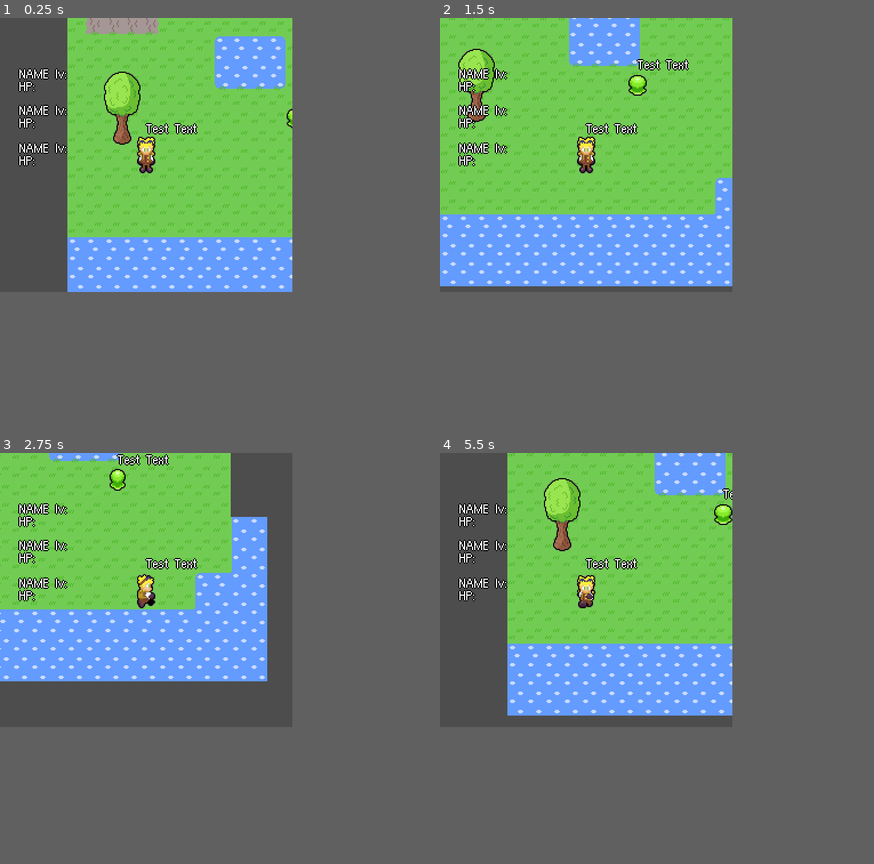
Above: before the commit, frames 1-4 (two rows, left to right).
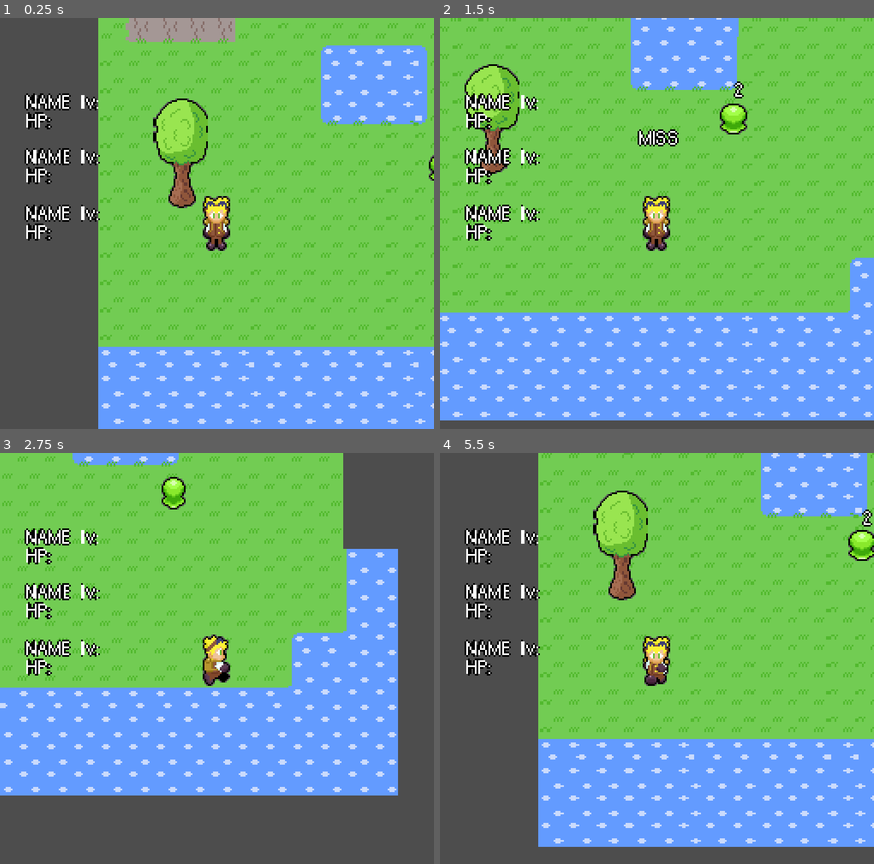
Above: after the commit, the same moments.

Repository: CoBaltimore/LostAmongstTheStars
Game: Godot game, scene res://scenes/world.tscn
Same seed, same stepped clock (60 frames per second), same inputs: the game is played once before the commit and once after it.
Inputs:
- Up to frame 1 (0.25 s): no input
- Up to frame 2 (1.5 s): hold D (right) 0.53-1.28 s; hold S (down) from 1.28 s (still down)
- Up to frame 3 (2.75 s): release S (down) at 2.03 s; hold D (right) from 2.03 s (still down)
- Up to frame 4 (5.5 s): release D (right) at 2.78 s; hold W (up) 2.78-3.53 s; hold A (left) 3.53-5.03 s; hold S (down) from 5.03 s (still down)
The window is 512x480 before the commit and 760x720 after it. Grey fills any space a smaller window leaves; there, only what the larger window draws over its background counts as a difference.

The runs differ from the first frame. In frame 1, 52% of the frame differs, in the area x 0-100%, y 0-100%; in frame 2, 57%; in frame 3, 59%, in the area x 0-92%, y 0-84%; in frame 4, 56%.

Commit message:
THE NUMBERS WORK

Diff:
--- a/lost-amongst-the-stars/project.godot
+++ b/lost-amongst-the-stars/project.godot
@@ -21,11 +21,11 @@
 
 [display]
 
-window/size/viewport_width=512
-window/size/viewport_height=480
-window/size/mode=2
-window/size/resizable=false
-window/stretch/scale=2.0
+window/size/viewport_width=760
+window/size/viewport_height=720
+window/stretch/mode="viewport"
+window/stretch/scale=3.0
+window/stretch/scale_mode="integer"
 
 [global_group]
 
@@ -35,6 +35,7 @@
 
 fonts/dynamic_fonts/use_oversampling=false
 theme/custom_font="res://fonts/earthbound.ttf"
+theme/default_font_subpixel_positioning=0
 theme/default_font_generate_mipmaps=true
 
 [input]
--- a/lost-amongst-the-stars/scenes/damage_text.tscn
+++ b/lost-amongst-the-stars/scenes/damage_text.tscn
@@ -9,5 +9,4 @@
 [node name="Label" type="Label" parent="."]
 offset_right = 40.0
 offset_bottom = 19.0
-text = "Test  Text"
 label_settings = ExtResource("1_kictk")
--- a/lost-amongst-the-stars/scenes/player.tscn
+++ b/lost-amongst-the-stars/scenes/player.tscn
@@ -109,6 +109,7 @@
 autoCooldownTimer = NodePath("../../autoCooldown")
 
 [node name="Stats Component" parent="." node_paths=PackedStringArray("damageNumbers") instance=ExtResource("17_70yjp")]
+dex = 6.0
 damageNumbers = NodePath("../DamageText")
 
 [node name="autoCooldown" type="Timer" parent="."]
@@ -116,3 +117,5 @@
 
 [node name="DamageText" parent="." instance=ExtResource("18_6w8mr")]
 position = Vector2(0, -28)
+
+[connection signal="timeout" from="autoCooldown" to="Stats Component" method="_on_auto_cooldown_timeout"]
--- a/lost-amongst-the-stars/scenes/slime.tscn
+++ b/lost-amongst-the-stars/scenes/slime.tscn
@@ -161,9 +161,13 @@
 [node name="AutoCooldown" type="Timer" parent="."]
 wait_time = 5.0
 
-[node name="Stats Component" parent="." instance=ExtResource("3_pb0e8")]
+[node name="Stats Component" parent="." node_paths=PackedStringArray("damageNumbers") instance=ExtResource("3_pb0e8")]
+MAXHP = 10.0
+pow = 1.0
+dex = 2.0
+damageNumbers = NodePath("../DamageText")
 
 [node name="DamageText" parent="." instance=ExtResource("4_jhkff")]
-position = Vector2(0, -16)
+position = Vector2(0, -8)
 
 [connection signal="timeout" from="AutoCooldown" to="Stats Component" method="_on_auto_cooldown_timeout"]
--- a/lost-amongst-the-stars/scripts/damgeText.gd
+++ b/lost-amongst-the-stars/scripts/damgeText.gd
@@ -2,12 +2,15 @@
 extends Node2D
 
 var travelDistance = Vector2(0, -10)
-var duration = 0.625
+var duration: float = 0.75
 
-func displayNumber(damage: float, position: Vector2) -> void:
-	$Label.text = str(damage).pad_decimals(0)
+func displayNumber(damage: String, position: Vector2) -> void:
+	$Label.text = damage
 	var tween: Tween = create_tween().set_parallel(true)
 	global_position = position
+
+	tween.set_ease(Tween.EASE_OUT)
+	tween.set_trans(tween.TRANS_QUAD)
+
 	tween.tween_property(self, "global_position", global_position + travelDistance, duration)
-
-	tween.tween_callback(self.queue_free)
+	tween.chain().tween_callback(self.queue_free)
--- a/lost-amongst-the-stars/scripts/stats.gd
+++ b/lost-amongst-the-stars/scripts/stats.gd
@@ -28,6 +28,10 @@
 	# if attacker rolls higher than reciever, then land the hit
 	if attacker >= reciever:
 		hp -= damage #remove hp
+	else:
+		damageText = "MISS"
+	textDisplayer.damageText(damageText, damageNumbers.global_position)
+
 #checks the hp and tells whether the HP has reached/passed 0.
 func checkForLife() -> bool:
 	if hp <= 0:
--- a/lost-amongst-the-stars/scripts/textDisplayer.gd
+++ b/lost-amongst-the-stars/scripts/textDisplayer.gd
@@ -3,7 +3,7 @@
 
 const DAMAGE_TEXT = preload("res://scenes/damage_text.tscn")
 
-func damageText(damage: float, position: Vector2) -> void:
+func damageText(damage: String, position: Vector2) -> void:
 	var t: damageText = DAMAGE_TEXT.instantiate()
 	add_child(t)
 	t.displayNumber(damage, position)
Binary file removed: lost-amongst-the-stars/fonts/Apple-Kid-Regular/apple_kid.ttf
Not shown, removed: lost-amongst-the-stars/fonts/Apple-Kid-Regular/apple_kid.ttf.import
Not shown, removed: lost-amongst-the-stars/fonts/Apple-Kid-Regular/ffonts.net.txt
Not shown, removed: lost-amongst-the-stars/fonts/Apple-Kid-Regular/install-a-new-font.txt
Not shown, removed: lost-amongst-the-stars/fonts/example.fnt.import
Not shown, removed: lost-amongst-the-stars/fonts/Apple-Kid-Regular/ffonts.net.htm
Not shown, removed: lost-amongst-the-stars/fonts/Apple-Kid-Regular/quick_tips.html
